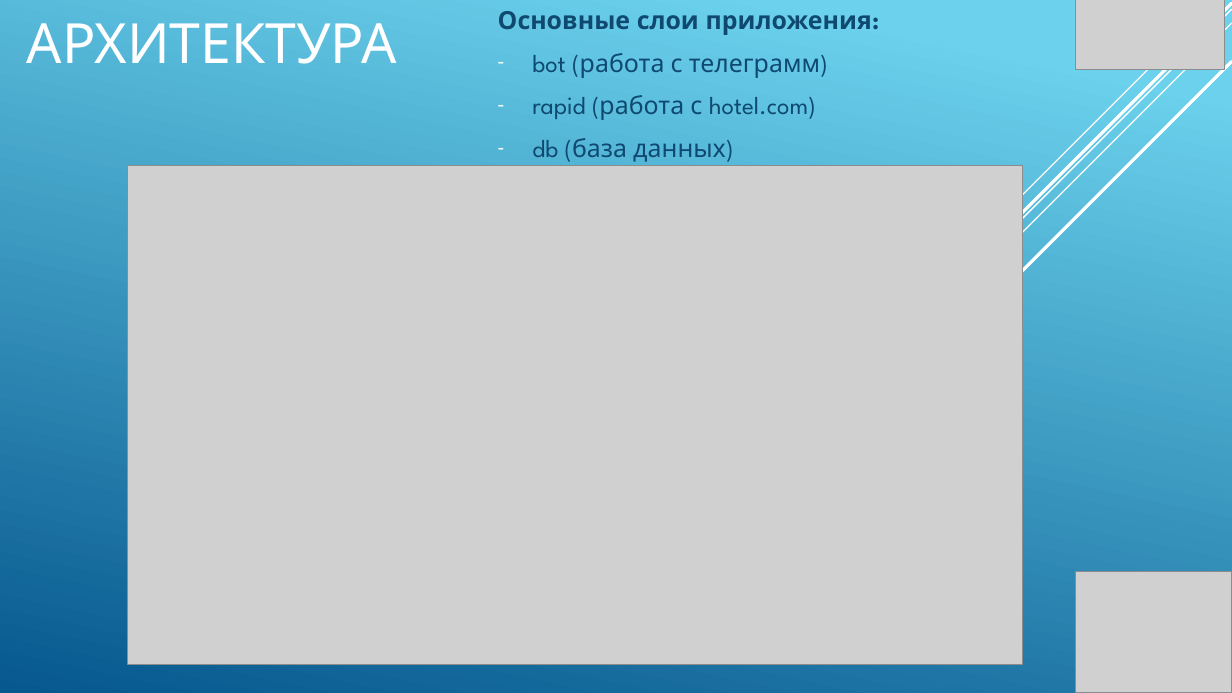
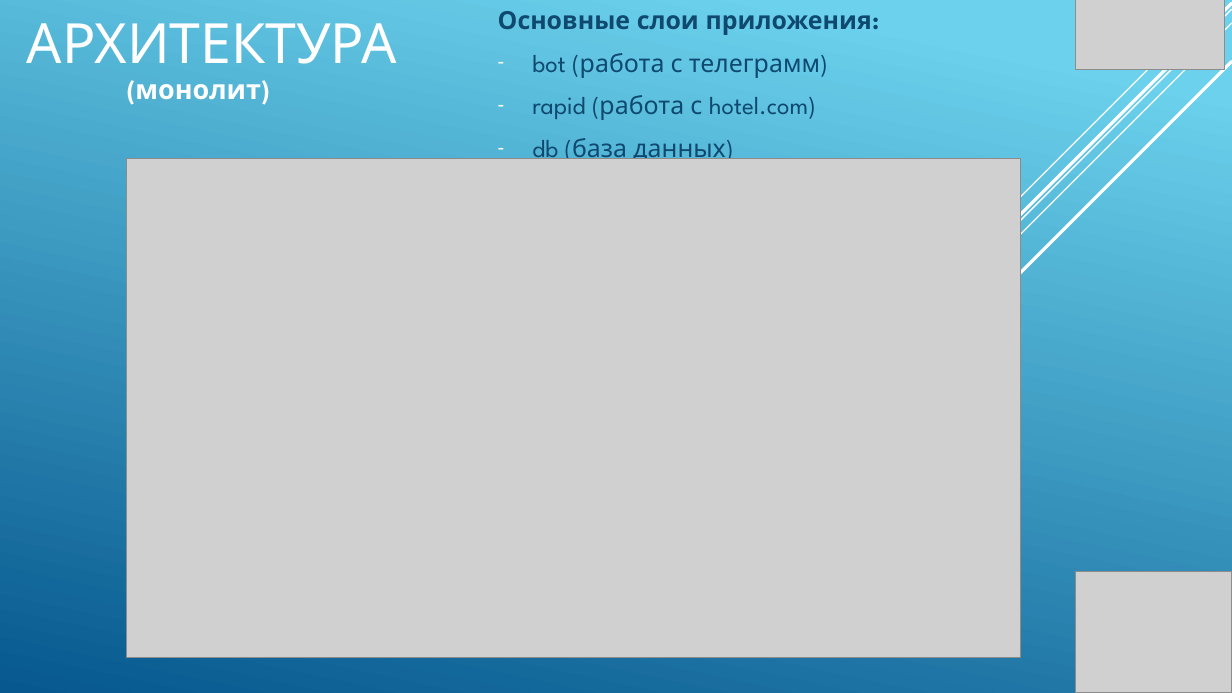
Before and after one commit to nosenkoek/telegram-bot-hotels, a slide deck: slide 4 of presentation.pptx. Drawn at 1232x693 pixels with LibreOffice and Linux fonts; fonts in the diff are those of the drawing; grey boxes stand for pictures. Boxes give left, top, right and bottom in pixels: in the first picture for what was removed or moved away, otherwise in the second. Text is boxed around its words. In the diff, an @@ line names an element or a change of style, - is before the commit and + after.

```diff
--- a/presentation.pptx
+++ b/presentation.pptx
@@ text added at box(135, 84, 261, 100), 21 pt, text #FFFFFF, bold @@
+(монолит)
@@ picture: place and size @@
-picture at box(128, 165, 1022, 665)
+picture at box(127, 159, 1020, 658)
```
Also in this commit, not shown: 1 other slide changed, 15 other files.
